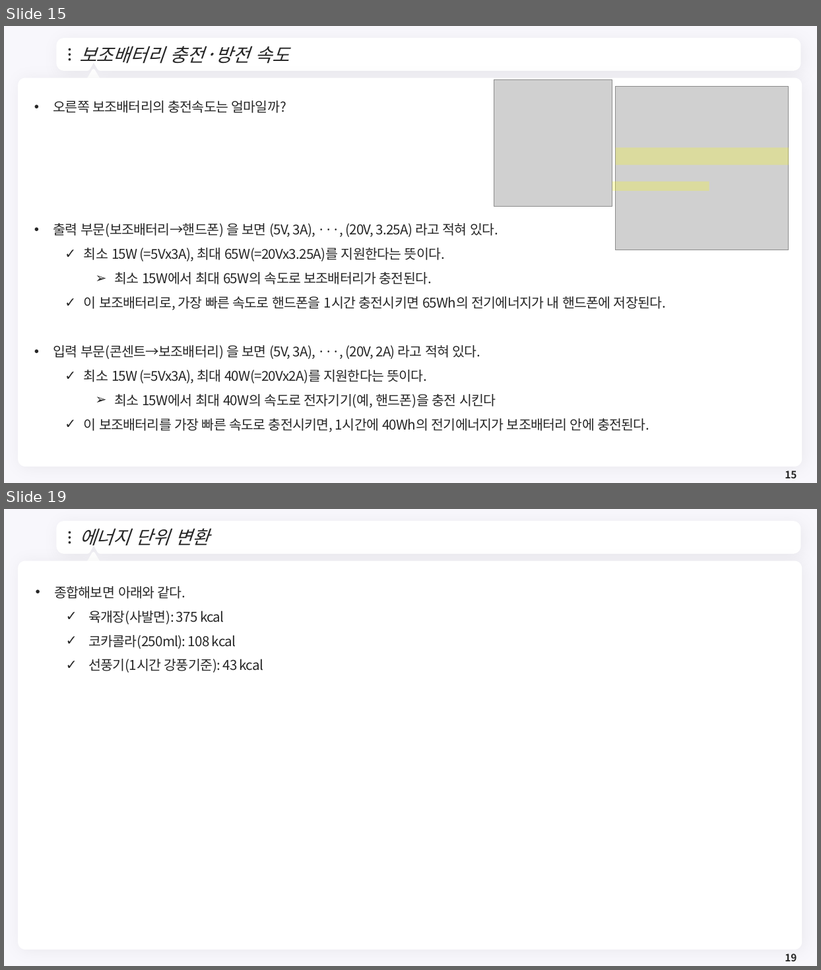
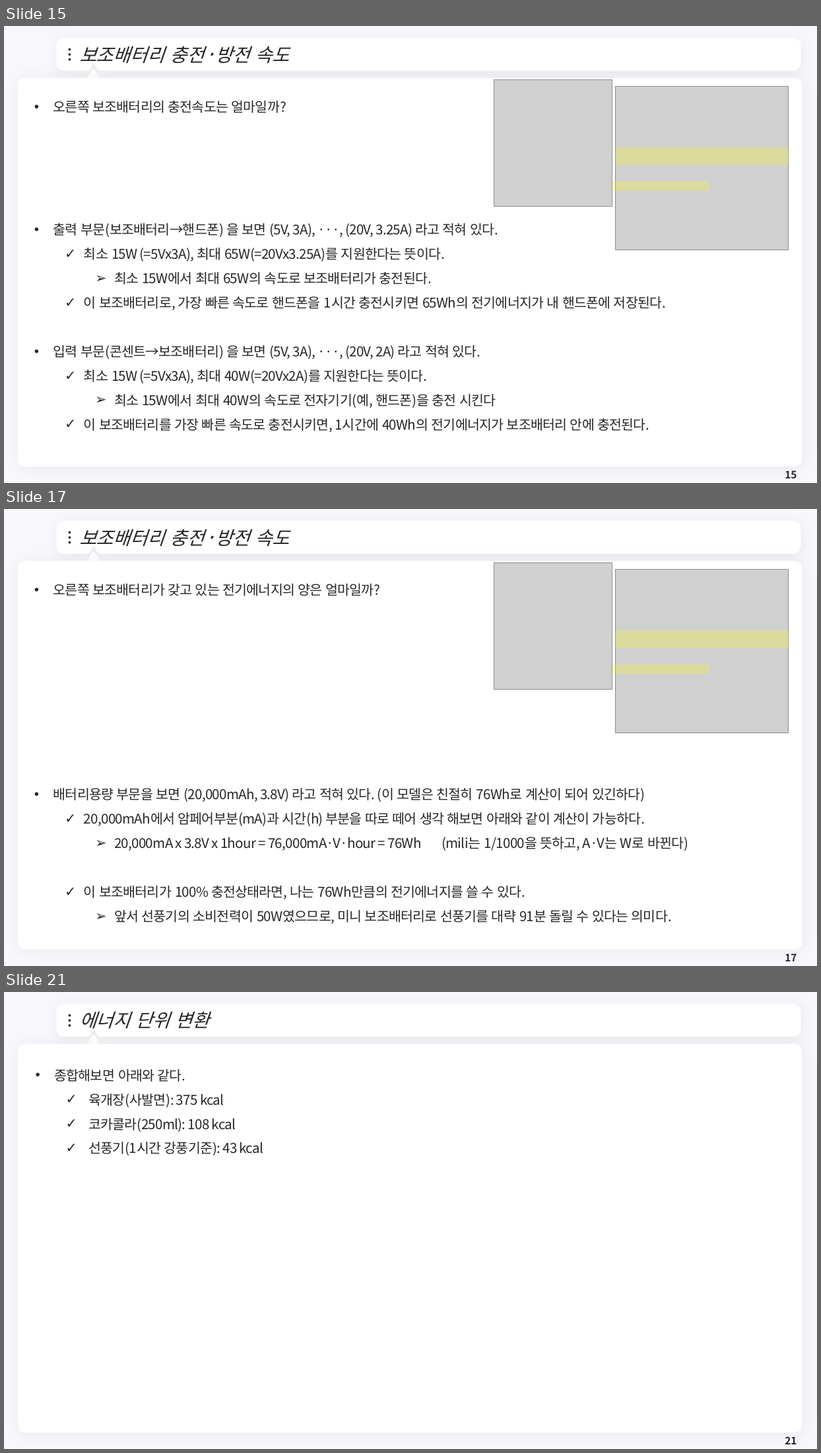
Before and after one commit to meandthey/Teaching, a slide deck: 에너지경제학/자원에너지경제학_Chapter_1.pptx. Shown one above the other, each under a label of ours: slides 15 and 19 before the commit, slides 15, 17 and 21 after it; the slides between them are not shown. The pictures are 821x970 and 821x1453 pixels, drawn with LibreOffice and Linux fonts; fonts in the diff are those of the drawing; grey boxes stand for pictures; background and template pictures are left out. Boxes give left, top, right and bottom in pixels: in the first picture for what was removed or moved away, otherwise in the second. Text is boxed around its words. In the diff, an @@ line names an element or a change of style, - is before the commit and + after.

```diff
--- a/에너지경제학/자원에너지경제학_Chapter_1.pptx
+++ b/에너지경제학/자원에너지경제학_Chapter_1.pptx
@@ slide 17 added at [4, 509, 817, 966], background #F8F7FC; not listed: 7 template elements that a slide beside it also shows @@
@@ title added at [79, 529, 289, 547], 22 pt, text #262626, italic @@
+보조배터리 충전·방전 속도
@@ picture added at [494, 562, 612, 689] @@
@@ text added at [54, 584, 380, 596], 16 pt, text #262626 @@
+• 오른쪽 보조배터리가 갖고 있는 전기에너지의 양은 얼마일까?
@@ picture added at [616, 569, 789, 733] @@
@@ rectangle added at [616, 631, 789, 648], fill #FFFF00 at 24% opacity @@
@@ rectangle added at [612, 665, 709, 674], fill #FFFF00 at 24% opacity @@
@@ text added at [54, 788, 688, 924], 16 pt, text #262626 @@
+• 배터리용량 부문을 보면 (20,000mAh, 3.8V) 라고 적혀 있다. (이 모델은 친절히 76Wh로 계산이 되어 있긴하다)
+  ✓ 20,000mAh에서 암페어부분(mA)과 시간(h) 부분을 따로 떼어 생각 해보면 아래와 같이 계산이 가능하다.
+    ➢ 20,000mA x 3.8V x 1hour = 76,000mA·V·hour = 76Wh (mili는 1/1000을 뜻하고, A·V는 W로 바뀐다)
+  ✓ 이 보조배터리가 100% 충전상태라면, 나는 76Wh만큼의 전기에너지를 쓸 수 있다.
+    ➢ 앞서 선풍기의 소비전력이 50W였으므로, 미니 보조배터리로 선풍기를 대략 91분 돌릴 수 있다는 의미다.
@@ page number added at [785, 954, 797, 962], 12 pt, text #262626, bold @@
+17
@@ what was slide 19 is now slide 21 @@
@@ page number at [785, 1437, 797, 1445]: text changed @@
-19
+21
```
Also in this commit, not shown: 7 slides changed, 3 other slides added.
